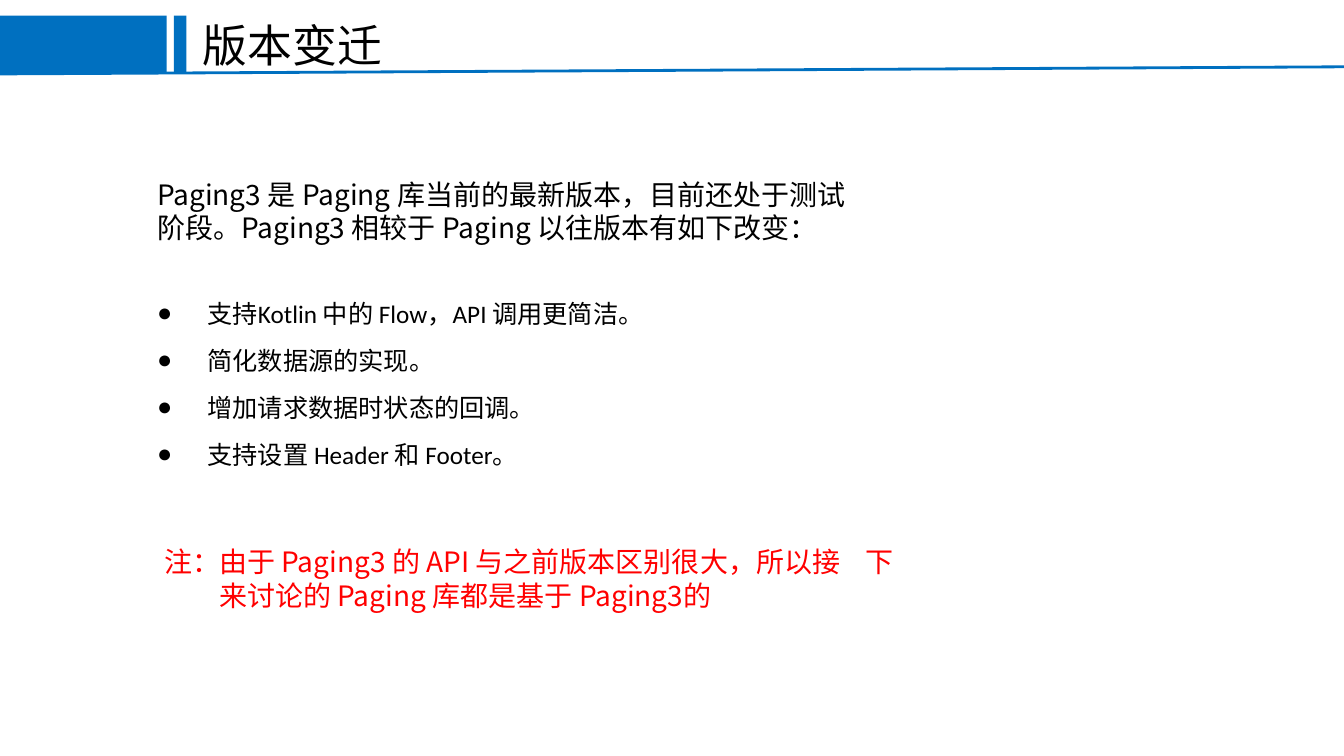
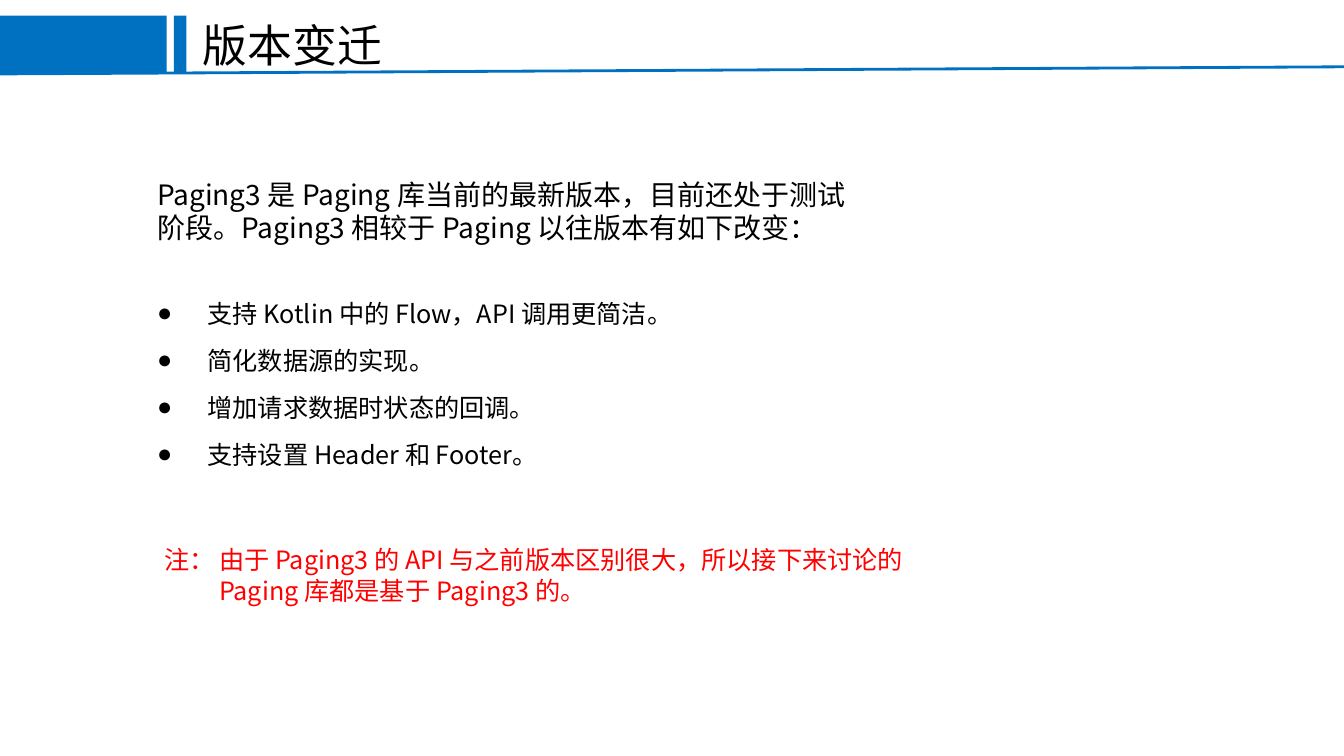
Before and after one commit to EricHyh/KtDemoCollection, a slide deck: slide 7 of paging3demo/Paging.ppt. Drawn at 1344x756 pixels with LibreOffice and Linux fonts; fonts in the diff are those of the drawing; background and template pictures are left out. Boxes give left, top, right and bottom in pixels: in the first picture for what was removed or moved away, otherwise in the second. Text is boxed around its words. In the diff, an @@ line names an element or a change of style, - is before the commit and + after.

```diff
--- a/paging3demo/Paging.ppt
+++ b/paging3demo/Paging.ppt
@@ text at (208, 301, 672, 326): text changed; font Calibri to Noto Sans CJK SC @@
-● 支持Kotlin 中的 Flow，API 调用更简洁。
+● 支持 Kotlin 中的 Flow，API 调用更简洁。
@@ text at (208, 348, 538, 466): font Calibri to Noto Sans CJK SC in "简化数据源的实现。", "增加请求数据时状态的回调。", "支持设置 Header 和 Footer。" @@
@@ text "注：" at (164, 548, 214, 571): size 20 to 18 pt @@
@@ text at (219, 547, 904, 606): text changed; size 20 to 18 pt @@
-由于 Paging3 的 API 与之前版本区别很大，所以接 下来讨论的 Paging 库都是基于 Paging3的
+由于 Paging3 的 API 与之前版本区别很大，所以接下来讨论的 Paging 库都是基于 Paging3 的。
```
Also in this commit, not shown: 12 other slides changed, 7 slides added, 4 slides removed, 34 other files.
